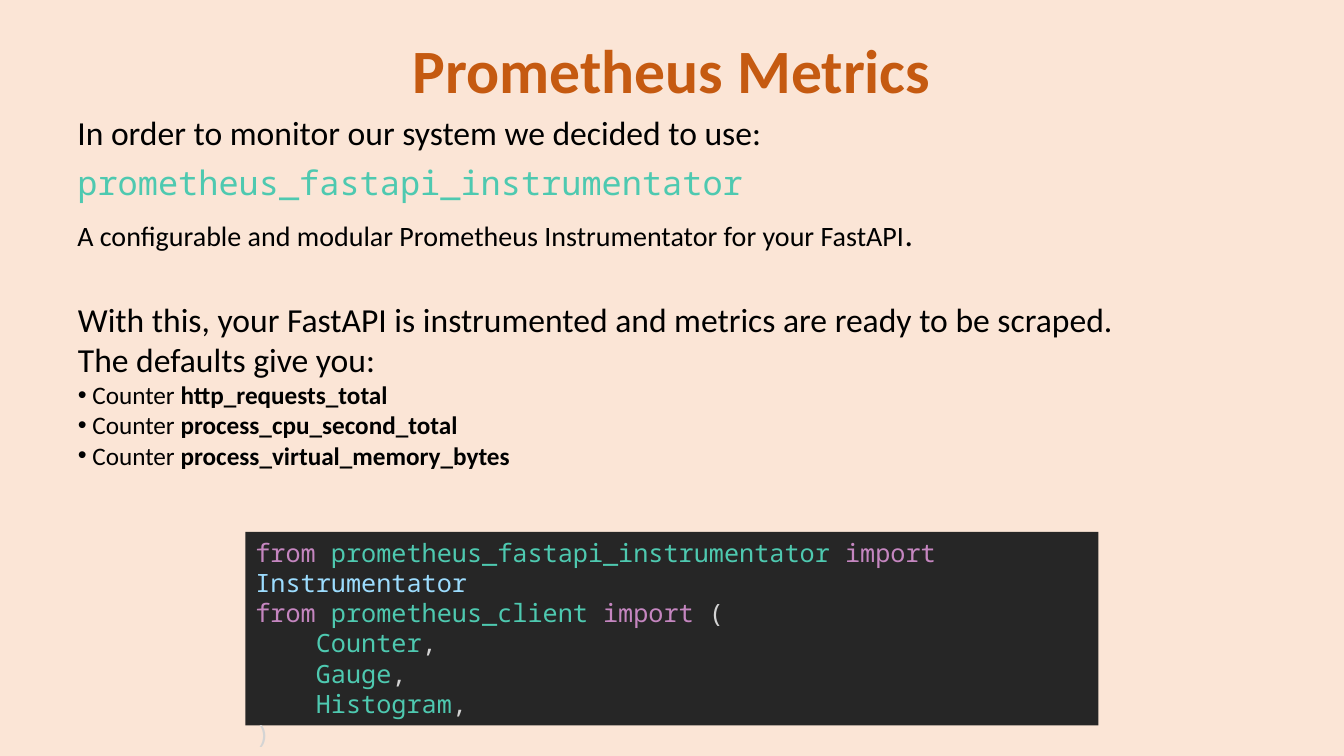
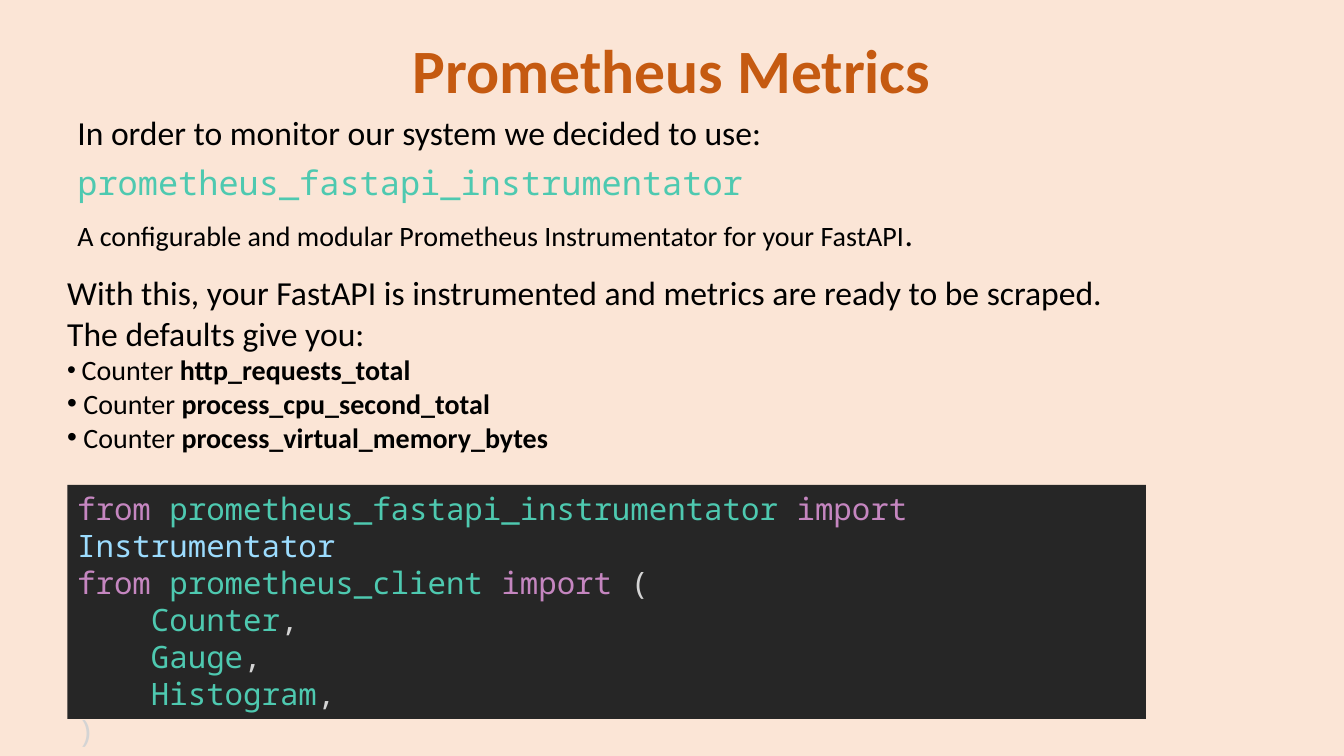
Before and after one commit to se4ai2223-uniba/architectural-style-recognition, a slide deck: slide 13 of docs/ArchiNet Team-Milestone 6.pptx. Drawn at 1344x756 pixels with LibreOffice and Linux fonts; fonts in the diff are those of the drawing. Boxes give left, top, right and bottom in pixels: in the first picture for what was removed or moved away, otherwise in the second. Text is boxed around its words. In the diff, an @@ line names an element or a change of style, - is before the commit and + after.

Commit message:
Modified powerpoint

```diff
--- a/docs/ArchiNet Team-Milestone 6.pptx
+++ b/docs/ArchiNet Team-Milestone 6.pptx
@@ text "With this, your FastAPI is ...": place and size @@
-text "With this, your FastAPI is ..." at (78,308,1112,469)
+text "With this, your FastAPI is ..." at (67,281,1102,453)
@@ text at (82,360,548,453): size 18 to 20 pt in "Counter http_requests_total", "Counter process_cpu_second_total", "Counter process_virtual_memory_bytes" @@
@@ rectangle "from prometheus_fastapi_instrumentator import Instrumentator ...": place and size @@
-rectangle "from prometheus_fastapi_instrumentator import Instrumentator ..." at (246,532,1099,726)
+rectangle "from prometheus_fastapi_instrumentator import Instrumentator ..." at (68,485,1146,719)
@@ rectangle "from prometheus_fastapi_instrumentator import Instrumentator ..." at (68,485,1146,719): size 18 to 22 pt @@
```
Also in this commit, not shown: 3 other slides changed.
